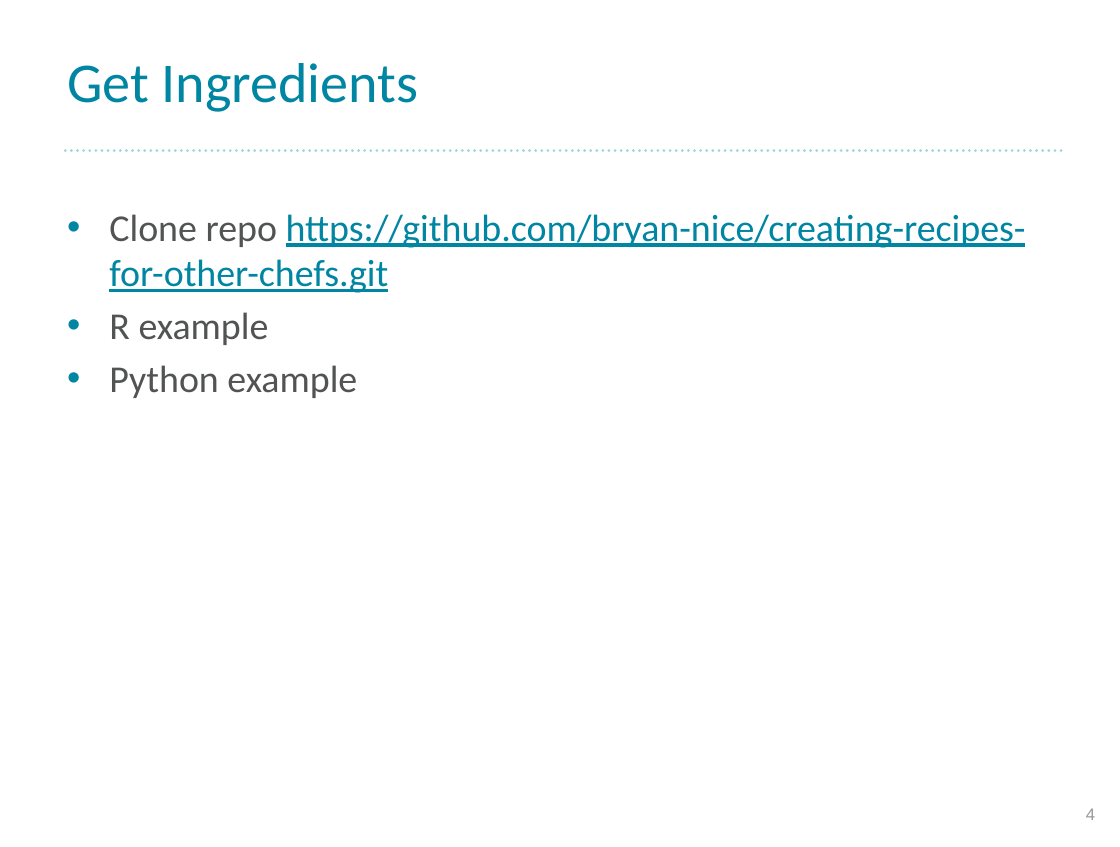
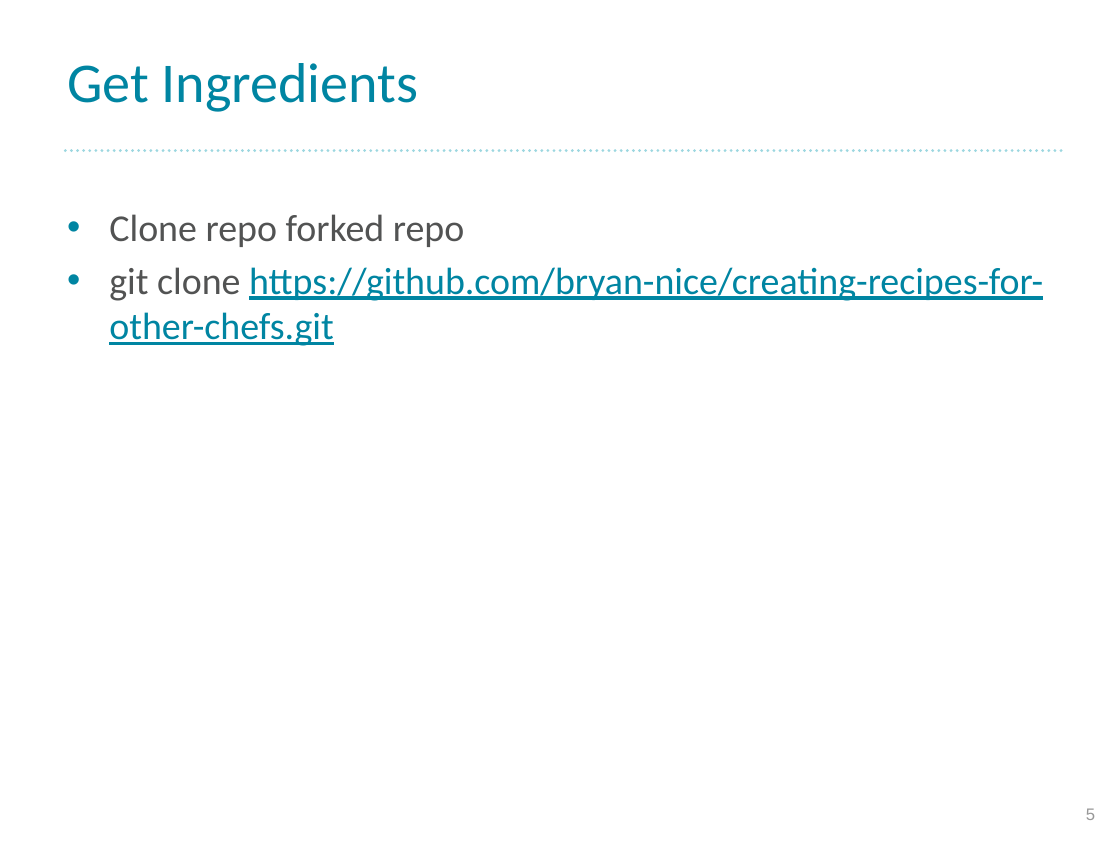
Before and after one commit to morizono/creating-recipes-for-other-chefs, a slide deck: slide 5 of documents/creating-recipes-for-other-chefs.pptx (slide 4 before the commit). Drawn at 1120x847 pixels with LibreOffice and Linux fonts; fonts in the diff are those of the drawing; background and template pictures are left out. Boxes give left, top, right and bottom in pixels: in the first picture for what was removed or moved away, otherwise in the second. Text is boxed around its words. In the diff, an @@ line names an element or a change of style, - is before the commit and + after.

```diff
--- a/documents/creating-recipes-for-other-chefs.pptx
+++ b/documents/creating-recipes-for-other-chefs.pptx
@@ text at (109,214,1043,346): text changed @@
-• Clone repo https://github.com/bryan-nice/creating-recipes-for-other-chefs.git
-• R example
-• Python example
+• Clone repo forked repo
+• git clone https://github.com/bryan-nice/creating-recipes-for-other-chefs.git
@@ page number at (1086,808,1095,820): text changed @@
-4
+5
```
Also in this commit, not shown: 8 other slides changed, 1 other file.
